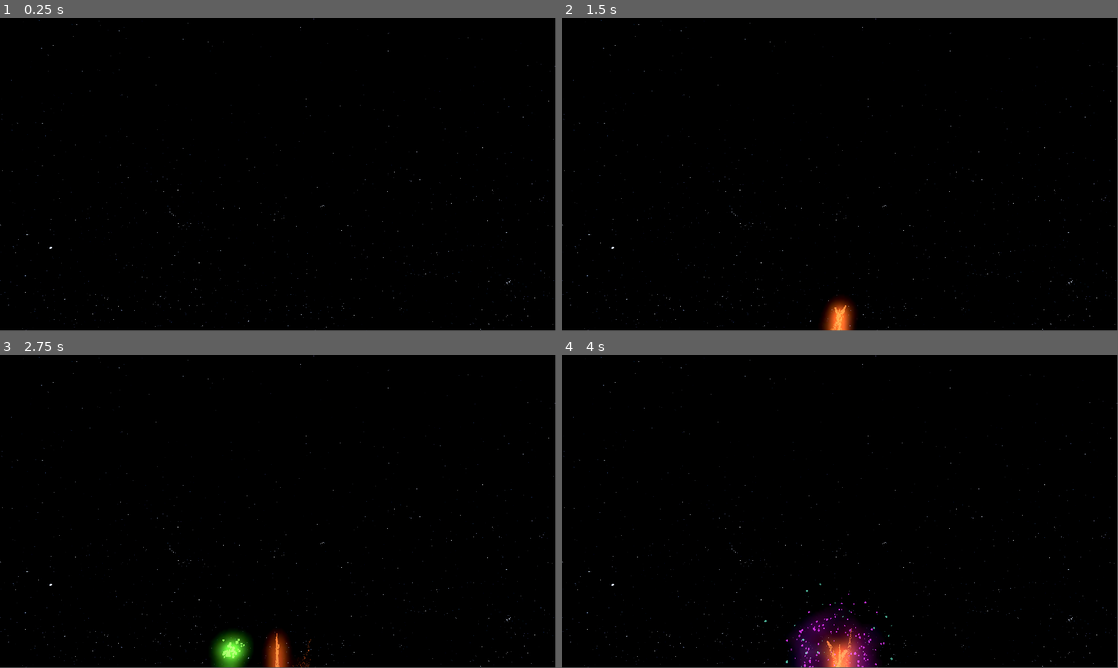
Above: before the commit, frames 1-4 (two rows, left to right).
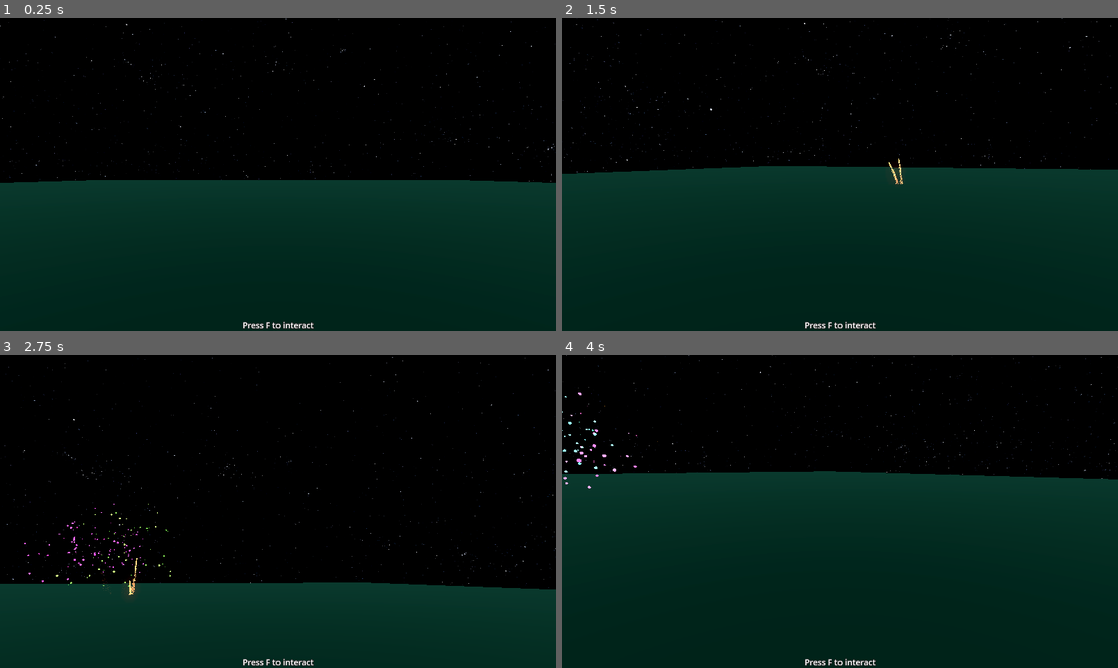
Above: after the commit, the same moments.

Repository: EasternAuroraRT/NewYearCelebration
Game: Godot game, scene res://main.tscn
Same seed, same stepped clock (60 frames per second), same inputs: the game is played once before the commit and once after it.
Inputs (mouse positions are in pixels of both pictures, inside the frame that each line leads up to):
- Up to frame 1 (0.25 s): no input
- Up to frame 2 (1.5 s): tap F (game_interact, bound only after the commit) at 0.5 s; move the mouse to (962, 158) at 0.52 s; hold D (game_right, bound only after the commit) 0.53-1.28 s; hold F (game_interact, bound only after the commit) 0.53-1.28 s; tap Space (game_jump, bound only after the commit) at 0.77, 0.8, 1.07, 1.35 s; move the mouse to (728, 190) at 1.27 s; hold S (game_backward, bound only after the commit) from 1.28 s (still down)
- Up to frame 3 (2.75 s): tap Space (game_jump, bound only after the commit) at 1.52, 1.82, 2.3 s; tap F (game_interact, bound only after the commit) at 1.55, 2 s; move the mouse to (333, 442) at 2.02 s; release S (game_backward, bound only after the commit) at 2.03 s; hold D (game_right, bound only after the commit) from 2.03 s (still down); hold F (game_interact, bound only after the commit) from 2.03 s (still down)
- Up to frame 4 (4 s): move the mouse to (812, 574) at 2.77 s; release D (game_right, bound only after the commit) at 2.78 s; release F (game_interact, bound only after the commit) at 2.78 s; hold W (game_forward, bound only after the commit) 2.78-3.53 s; tap F (game_interact, bound only after the commit) at 2.85, 3.5 s; tap Space (game_jump, bound only after the commit) at 3.02, 3.32, 3.6, 3.77 s; move the mouse to (1006, 558) at 3.52 s; hold A (game_left, bound only after the commit) from 3.53 s (still down)
In our replay, the window is 799x449 before the commit and 800x450 after it. These sizes can differ from the game's own. Grey fills any space a smaller window leaves; there, only what the larger window draws over its background counts as a difference.

The runs differ from the first frame. In frame 1, 48% of the frame differs, in the area x 0-100%, y 0-100%; in frame 2, 52%; in frame 3, 27%; in frame 4, 62%.

Commit message:
Update

Diff:
--- a/Firework/Firework.tscn
+++ b/Firework/Firework.tscn
@@ -45,6 +45,7 @@
 vertex_color_use_as_albedo = true
 emission_enabled = true
 emission = Color(0.94, 0.4136, 0.188, 1)
+emission_energy_multiplier = 2.0
 
 [sub_resource type="CapsuleMesh" id="CapsuleMesh_v3vlx"]
 resource_local_to_scene = true
@@ -105,6 +106,7 @@
 vertex_color_use_as_albedo = true
 emission_enabled = true
 emission = Color(0.94, 0.4136, 0.188, 1)
+emission_energy_multiplier = 2.0
 
 [sub_resource type="CapsuleMesh" id="CapsuleMesh_xxiqf"]
 material = SubResource("StandardMaterial3D_eum2h")
@@ -115,7 +117,8 @@
 radius = 0.05
 
 [node name="Firework" type="RigidBody3D" unique_id=1085921913]
-collision_layer = 2
+collision_layer = 2147483648
+input_ray_pickable = false
 mass = 0.05
 physics_material_override = SubResource("PhysicsMaterial_t3rr0")
 script = ExtResource("1_t3rr0")
--- a/Firework/firework.gd
+++ b/Firework/firework.gd
@@ -1,5 +1,6 @@
 extends RigidBody3D
 
+@export_group("Visual")
 @export var head_color: Color = Color.RED:
 	get: return $Head.draw_pass_1.material.emission
 	set(value): $Head.draw_pass_1.material.emission = value
@@ -8,16 +9,19 @@
 	get: return $Tail.draw_pass_1.material.emission
 	set(value): $Tail.draw_pass_1.material.emission = value
 
-const _explose_delay: float = 0.5
+const _explose_delay: float = 0.1
 
-@export var fly_time: float:
+@export_group("Physics")
+@export var fly_time: float = 1.5:
 	get: return $Tail.lifetime + _explose_delay
 	set(value): $Tail.lifetime = value - _explose_delay
+
+@export var acceleration: float = 15.0
+
 signal destroyed
 
 # Called when the node enters the scene tree for the first time.
 func _ready() -> void:
-	fly_time = 1.5
 	$Head.emitting = false
 	$Head.one_shot = true
 	$Tail.emitting = false
@@ -26,15 +30,22 @@
 
 # Called every frame. 'delta' is the elapsed time since the previous frame.
 var should_accelerate: bool = false
+var queue_explose: bool = false
 func _process(delta: float) -> void:
 	if(should_accelerate):
-		apply_central_force(basis.y * 12.0 * mass)
+		apply_central_force(basis.y * acceleration * mass)
+	if(queue_explose):
+		$Head.emitting = true
+		queue_explose = false
 
 func fire() -> void:
 	$Tail.emitting = true
 	should_accelerate = true
-	get_tree().create_timer($Tail.lifetime).timeout.connect(func(): should_accelerate = false)
-	get_tree().create_timer(fly_time).timeout.connect(func(): $Head.emitting = true)
+	await get_tree().create_timer($Tail.lifetime).timeout
+	should_accelerate = false
+	await get_tree().create_timer(_explose_delay).timeout
+	sleeping = true
+	queue_explose = true
 
 func _enter_tree() -> void:
 	$Tail.finished.connect(_self_destroy)
--- /dev/null
+++ b/Player Controller/main_cam.gd
@@ -0,0 +1,24 @@
+extends Camera3D
+
+
+@export_range(0.01, 2.0) var mouse_sensitivity: float = 1.0
+@export var reverse_mouse_input: bool = false
+
+var mouse_move_base_fac: float = 0.001
+
+
+# Called when the node enters the scene tree for the first time.
+func _ready() -> void:
+	pass # Replace with function body.
+
+
+# Called every frame. 'delta' is the elapsed time since the previous frame.
+func _process(delta: float) -> void:
+	pass
+
+
+func _unhandled_input(event: InputEvent) -> void:
+	if event is InputEventMouseMotion and Input.mouse_mode == Input.MOUSE_MODE_CAPTURED:
+		var mouse_delta_processed: Vector2 = -event.relative * mouse_sensitivity * mouse_move_base_fac * (-1 if reverse_mouse_input else 1)
+		get_parent().rotate(Vector3.UP, mouse_delta_processed.x);
+		rotate(Vector3.RIGHT, mouse_delta_processed.y);
--- /dev/null
+++ b/Player Controller/player_controller.gd
@@ -0,0 +1,26 @@
+extends CharacterBody3D
+
+const SPEED = 5.0
+const JUMP_VELOCITY = 4.5
+
+func _physics_process(delta: float) -> void:
+	# Add the gravity.
+	if not is_on_floor():
+		velocity += get_gravity() * delta
+
+	# Handle jump.
+	if Input.is_action_just_pressed("game_jump") and is_on_floor():
+		velocity.y = JUMP_VELOCITY
+
+	# Get the input direction and handle the movement/deceleration.
+	# As good practice, you should replace UI actions with custom gameplay actions.
+	var input_dir := Input.get_vector("game_left", "game_right", "game_forward", "game_backward")
+	var direction := (transform.basis * Vector3(input_dir.x, 0, input_dir.y)).normalized()
+	if direction:
+		velocity.x = direction.x * SPEED
+		velocity.z = direction.z * SPEED
+	else:
+		velocity.x = move_toward(velocity.x, 0, SPEED)
+		velocity.z = move_toward(velocity.z, 0, SPEED)
+
+	move_and_slide()
--- /dev/null
+++ b/Player Controller/player_controller.tscn
@@ -0,0 +1,21 @@
+[gd_scene format=3 uid="uid://dt7lxs06ubmg"]
+
+[ext_resource type="Script" uid="uid://bnp5sl1l2nbp1" path="res://Player Controller/player_controller.gd" id="1_f0yg5"]
+[ext_resource type="Script" uid="uid://dga7r0mgytq66" path="res://Player Controller/main_cam.gd" id="1_lvefo"]
+
+[sub_resource type="CapsuleShape3D" id="CapsuleShape3D_lvefo"]
+height = 1.7
+
+[node name="CharacterBody3D" type="CharacterBody3D" unique_id=1751383354]
+script = ExtResource("1_f0yg5")
+
+[node name="CollisionShape3D" type="CollisionShape3D" parent="." unique_id=1321803598]
+shape = SubResource("CapsuleShape3D_lvefo")
+
+[node name="MainCam" type="Camera3D" parent="." unique_id=178119890]
+transform = Transform3D(1, 0, 0, 0, 1, 0, 0, 0, 1, 0, 0.6, 0)
+current = true
+fov = 60.0
+script = ExtResource("1_lvefo")
+
+[node name="Node3D" type="Node3D" parent="." unique_id=293467596]
--- /dev/null
+++ b/Utilities/firework_starter.gd
@@ -0,0 +1,21 @@
+extends Node3D
+
+@export_range(0.0, 180.0) var random_range: float = 15
+@export var max_firework_count: int = 10
+
+var firework_count: int = 0
+var firework_template_scene = preload("res://Firework/Firework.tscn") as PackedScene
+func _unhandled_key_input(event: InputEvent) -> void:
+	if(firework_count >= max_firework_count): return
+	var key_event = event as InputEventKey
+	if(key_event.is_action_pressed("game_interact")):
+		var firework = firework_template_scene.instantiate() as RigidBody3D
+		add_child(firework)
+		firework.head_color = Color.from_hsv(randf(), randf_range(0.5, 0.8), randf_range(0.75, 1.0))
+		firework.global_position = global_position
+		firework.rotation_degrees.y = randf_range(0, 360)
+		firework.rotation_degrees.x = randf_range(0.0, random_range)
+		firework.fly_time = randf_range(1.2, 1.5)
+		firework.destroyed.connect(func(): firework_count -= 1)
+		firework_count += 1
+		firework.fire()
--- /dev/null
+++ b/Utilities/firework_starter.tscn
@@ -0,0 +1,7 @@
+[gd_scene format=3 uid="uid://dqs67q1tgchd0"]
+
+[ext_resource type="Script" uid="uid://c4g843rfxk0b1" path="res://Utilities/firework_starter.gd" id="1_uy7fl"]
+
+[node name="FireworkStarter" type="Node3D" unique_id=213725095]
+script = ExtResource("1_uy7fl")
+random_range = 45.0
--- /dev/null
+++ b/asset/MapleMono/config.json
@@ -0,0 +1,88 @@
+{
+    "version": "v7.9",
+    "family_name": "Maple Mono",
+    "weight_mapping": {
+        "thin": 100,
+        "extralight": 200,
+        "light": 300,
+        "regular": 400,
+        "medium": 500,
+        "semibold": 600,
+        "bold": 700,
+        "extrabold": 800
+    },
+    "line_height": 1.0,
+    "use_hinted": false,
+    "ligature": true,
+    "feature_freeze": {
+        "cv01": "ignore",
+        "cv02": "ignore",
+        "cv03": "ignore",
+        "cv04": "ignore",
+        "cv31": "ignore",
+        "cv32": "ignore",
+        "cv33": "ignore",
+        "cv34": "ignore",
+        "cv35": "ignore",
+        "cv36": "ignore",
+        "cv37": "ignore",
+        "cv96": "ignore",
+        "cv97": "ignore",
+        "cv98": "ignore",
+        "cv99": "ignore",
+        "ss01": "ignore",
+        "ss02": "ignore",
+        "ss03": "ignore",
+        "ss04": "ignore",
+        "ss05": "ignore",
+        "ss06": "ignore",
+        "ss07": "ignore",
+        "ss08": "ignore",
+        "zero": "ignore",
+        "cv05": "ignore",
+        "cv06": "ignore",
+        "cv07": "ignore",
+        "cv08": "ignore",
+        "cv09": "ignore",
+        "cv10": "ignore",
+        "cv11": "ignore",
+        "cv38": "ignore",
+        "cv39": "ignore",
+        "cv40": "ignore",
+        "cv41": "ignore",
+        "cv42": "ignore",
+        "cv43": "ignore",
+        "cv44": "ignore",
+        "cv61": "ignore",
+        "cv62": "ignore",
+        "cv63": "ignore",
+        "cv64": "ignore",
+        "cv65": "ignore",
+        "cv66": "ignore",
+        "ss09": "ignore",
+        "ss10": "ignore",
+        "ss11": "ignore"
+    },
+    "nerd_font": {
+        "version": "3.4.0",
+        "mono": false,
+        "propo": false,
+        "use_font_patcher": false,
+        "glyphs": [
+            "--complete"
+        ],
+        "extra_args": []
+    },
+    "cn": {
+        "with_nerd_font": false,
+        "fix_meta_table": true,
+        "clean_cache": false,
+        "narrow": false,
+        "use_hinted": false,
+        "use_static_base_font": true,
+        "scale_factor": [
+            1.0,
+            1.0
+        ]
+    }
+}
--- a/firework_starter.gd
+++ /dev/null
@@ -1,21 +0,0 @@
-extends Node3D
-
-@export_range(0.0, 180.0) var random_range: float = 30
-@export var max_firework_count: int = 10
-
-var firework_count: int = 0
-var firework_template_scene = preload("res://Firework/Firework.tscn") as PackedScene
-func _unhandled_key_input(event: InputEvent) -> void:
-	if(firework_count >= max_firework_count): return
-	var key_event = event as InputEventKey
-	if(key_event.is_pressed() and key_event.keycode == Key.KEY_SPACE):
-		var firework = firework_template_scene.instantiate() as RigidBody3D
-		add_child(firework)
-		firework.head_color = Color.from_hsv(randf(), randf_range(0.5, 0.8), randf_range(0.75, 1.0))
-		firework.position = Vector3.ZERO
-		firework.rotation_degrees.x = randf_range(-random_range, random_range)
-		firework.rotation_degrees.y = randf_range(-random_range, random_range)
-		firework.fly_time = randf_range(1.5, 2.0)
-		firework.destroyed.connect(func(): firework_count -= 1)
-		firework_count += 1
-		firework.fire()
--- /dev/null
+++ b/main.gd
@@ -0,0 +1,14 @@
+extends Node3D
+
+
+func _input(event: InputEvent) -> void:
+	if(event.is_action("game_terminate")):
+		get_tree().quit()
+
+
+func _ready() -> void:
+	# capture and hide mouse
+	Input.mouse_mode = Input.MOUSE_MODE_CAPTURED
+
+func _process(_delta: float) -> void:
+	pass
--- a/main.tscn
+++ b/main.tscn
@@ -1,9 +1,26 @@
 [gd_scene format=3 uid="uid://da1wcj0rvoir"]
 
 [ext_resource type="Texture2D" uid="uid://bxoyk21a7krca" path="res://asset/8k_stars.jpg" id="1_0xm2m"]
-[ext_resource type="Script" uid="uid://c4g843rfxk0b1" path="res://firework_starter.gd" id="1_h2yge"]
+[ext_resource type="Script" uid="uid://csespex1eus3i" path="res://ui.gd" id="1_7mycd"]
 [ext_resource type="PackedScene" uid="uid://btwvo6a0aw04v" path="res://Firework/Firework.tscn" id="1_ig7tw"]
-[ext_resource type="Script" uid="uid://dga7r0mgytq66" path="res://main_cam.gd" id="2_1bvp3"]
+[ext_resource type="Script" uid="uid://bn8s8rrcbo6gy" path="res://main.gd" id="1_lquwl"]
+[ext_resource type="PackedScene" uid="uid://dt7lxs06ubmg" path="res://Player Controller/player_controller.tscn" id="2_1bvp3"]
+[ext_resource type="PackedScene" uid="uid://dqs67q1tgchd0" path="res://Utilities/firework_starter.tscn" id="5_lquwl"]
+
+[sub_resource type="LabelSettings" id="LabelSettings_7mycd"]
+font_size = 28
+outline_size = 8
+outline_color = Color(0.17641911, 0.17641908, 0.17641908, 1)
+
+[sub_resource type="StandardMaterial3D" id="StandardMaterial3D_1bvp3"]
+vertex_color_use_as_albedo = true
+albedo_color = Color(0.224, 0.64, 0.5221333, 1)
+
+[sub_resource type="PlaneMesh" id="PlaneMesh_1bvp3"]
+material = SubResource("StandardMaterial3D_1bvp3")
+size = Vector2(100, 100)
+
+[sub_resource type="WorldBoundaryShape3D" id="WorldBoundaryShape3D_lquwl"]
 
 [sub_resource type="PanoramaSkyMaterial" id="PanoramaSkyMaterial_h2yge"]
 panorama = ExtResource("1_0xm2m")
@@ -15,22 +32,65 @@
 background_mode = 2
 sky = SubResource("Sky_1bvp3")
 glow_enabled = true
-glow_intensity = 7.0
-glow_bloom = 0.8
+glow_intensity = 8.0
 glow_hdr_threshold = 0.9
 
-[node name="main" type="Node3D" unique_id=808091791]
+[node name="Game" type="Node" unique_id=498440726]
 
-[node name="WorldEnvironment" type="WorldEnvironment" parent="." unique_id=406247961]
+[node name="UI" type="Control" parent="." unique_id=1816669948]
+layout_mode = 3
+anchors_preset = 7
+anchor_left = 0.5
+anchor_top = 1.0
+anchor_right = 0.5
+anchor_bottom = 1.0
+grow_horizontal = 2
+grow_vertical = 0
+script = ExtResource("1_7mycd")
+
+[node name="Label" type="Label" parent="UI" unique_id=1442847644]
+layout_mode = 1
+anchors_preset = 7
+anchor_left = 0.5
+anchor_top = 1.0
+anchor_right = 0.5
+anchor_bottom = 1.0
+offset_left = -159.5
+offset_top = -38.0
+offset_right = 159.5
+grow_horizontal = 2
+grow_vertical = 0
+text = "Press F to interact"
+label_settings = SubResource("LabelSettings_7mycd")
+horizontal_alignment = 1
+vertical_alignment = 1
+
+[node name="main" type="Node3D" parent="." unique_id=808091791]
+script = ExtResource("1_lquwl")
+
+[node name="Floor" type="MeshInstance3D" parent="main" unique_id=997300566]
+mesh = SubResource("PlaneMesh_1bvp3")
+
+[node name="StaticBody3D" type="StaticBody3D" parent="main/Floor" unique_id=458766559]
+
+[node name="CollisionShape3D" type="CollisionShape3D" parent="main/Floor/StaticBody3D" unique_id=2127989233]
+shape = SubResource("WorldBoundaryShape3D_lquwl")
+
+[node name="WorldEnvironment" type="WorldEnvironment" parent="main" unique_id=406247961]
 environment = SubResource("Environment_7dm0k")
 
-[node name="MainCam" type="Camera3D" parent="." unique_id=1528974834]
-transform = Transform3D(1, 0, 0, 0, 0.83417475, -0.55150026, 0, 0.55150026, 0.83417475, 0, 0, 22.51712)
-script = ExtResource("2_1bvp3")
+[node name="PlayerController" parent="main" unique_id=2010758033 instance=ExtResource("2_1bvp3")]
+transform = Transform3D(1, 0, 0, 0, 1, 0, 0, 0, 1, 0, 1.0998623, 22.517)
 
-[node name="Firework" parent="." unique_id=811308923 instance=ExtResource("1_ig7tw")]
+[node name="Firework" parent="main" unique_id=811308923 instance=ExtResource("1_ig7tw")]
 collision_layer = 8388608
 
-[node name="FireworkStarter" type="Node3D" parent="." unique_id=1118862899]
-script = ExtResource("1_h2yge")
-random_range = 45.0
+[node name="FireworkStarter" parent="main" unique_id=213725095 instance=ExtResource("5_lquwl")]
+transform = Transform3D(1, 0, 0, 0, 1, 0, 0, 0, 1, 0, 0.1, 0)
+random_range = 15.0
+
+[node name="StarLight" type="DirectionalLight3D" parent="main" unique_id=2017632859]
+transform = Transform3D(1, 0, 0, 0, 0.25881907, 0.9659259, 0, -0.9659259, 0.25881907, 0, 0, 0)
+light_energy = 0.05
+light_angular_distance = 60.0
+light_specular = 0.0
--- a/main_cam.gd
+++ /dev/null
@@ -1,11 +0,0 @@
-extends Camera3D
-
-
-# Called when the node enters the scene tree for the first time.
-func _ready() -> void:
-	pass # Replace with function body.
-
-
-# Called every frame. 'delta' is the elapsed time since the previous frame.
-func _process(delta: float) -> void:
-	pass
--- a/project.godot
+++ b/project.godot
@@ -13,12 +13,62 @@
 config/name="New Year Celebration"
 run/main_scene="uid://da1wcj0rvoir"
 config/features=PackedStringArray("4.6", "Forward Plus")
+boot_splash/bg_color=Color(0.11, 0.11, 0.11, 1)
+boot_splash/show_image=false
 config/icon="res://icon.svg"
 
 [display]
 
 window/size/viewport_width=1920
 window/size/viewport_height=1080
+window/size/mode=3
+window/stretch/mode="viewport"
+
+[dotnet]
+
+project/assembly_name="New Year Celebration"
+
+[gui]
+
+theme/custom_font="uid://c5aaftrmhp4vy"
+
+[input]
+
+game_terminate={
+"deadzone": 0.2,
+"events": [Object(InputEventKey,"resource_local_to_scene":false,"resource_name":"","device":-1,"window_id":0,"alt_pressed":false,"shift_pressed":false,"ctrl_pressed":false,"meta_pressed":false,"pressed":false,"keycode":0,"physical_keycode":4194305,"key_label":0,"unicode":0,"location":0,"echo":false,"script":null)
+]
+}
+game_left={
+"deadzone": 0.2,
+"events": [Object(InputEventKey,"resource_local_to_scene":false,"resource_name":"","device":-1,"window_id":0,"alt_pressed":false,"shift_pressed":false,"ctrl_pressed":false,"meta_pressed":false,"pressed":false,"keycode":0,"physical_keycode":65,"key_label":0,"unicode":97,"location":0,"echo":false,"script":null)
+]
+}
+game_right={
+"deadzone": 0.2,
+"events": [Object(InputEventKey,"resource_local_to_scene":false,"resource_name":"","device":-1,"window_id":0,"alt_pressed":false,"shift_pressed":false,"ctrl_pressed":false,"meta_pressed":false,"pressed":false,"keycode":0,"physical_keycode":68,"key_label":0,"unicode":100,"location":0,"echo":false,"script":null)
+]
+}
+game_forward={
+"deadzone": 0.2,
+"events": [Object(InputEventKey,"resource_local_to_scene":false,"resource_name":"","device":-1,"window_id":0,"alt_pressed":false,"shift_pressed":false,"ctrl_pressed":false,"meta_pressed":false,"pressed":false,"keycode":0,"physical_keycode":87,"key_label":0,"unicode":119,"location":0,"echo":false,"script":null)
+]
+}
+game_backward={
+"deadzone": 0.2,
+"events": [Object(InputEventKey,"resource_local_to_scene":false,"resource_name":"","device":-1,"window_id":0,"alt_pressed":false,"shift_pressed":false,"ctrl_pressed":false,"meta_pressed":false,"pressed":false,"keycode":0,"physical_keycode":83,"key_label":0,"unicode":115,"location":0,"echo":false,"script":null)
+]
+}
+game_jump={
+"deadzone": 0.2,
+"events": [Object(InputEventKey,"resource_local_to_scene":false,"resource_name":"","device":-1,"window_id":0,"alt_pressed":false,"shift_pressed":false,"ctrl_pressed":false,"meta_pressed":false,"pressed":false,"keycode":0,"physical_keycode":32,"key_label":0,"unicode":32,"location":0,"echo":false,"script":null)
+]
+}
+game_interact={
+"deadzone": 0.2,
+"events": [Object(InputEventKey,"resource_local_to_scene":false,"resource_name":"","device":-1,"window_id":0,"alt_pressed":false,"shift_pressed":false,"ctrl_pressed":false,"meta_pressed":false,"pressed":false,"keycode":0,"physical_keycode":70,"key_label":0,"unicode":102,"location":0,"echo":false,"script":null)
+]
+}
 
 [rendering]
 
--- /dev/null
+++ b/ui.gd
@@ -0,0 +1,11 @@
+extends Control
+
+
+# Called when the node enters the scene tree for the first time.
+func _ready() -> void:
+	pass # Replace with function body.
+
+
+# Called every frame. 'delta' is the elapsed time since the previous frame.
+func _process(delta: float) -> void:
+	pass
Not shown, added: asset/MapleMono/LICENSE.txt
Not shown, added: asset/MapleMono/MapleMono-NF-CN-Bold.ttf
Not shown, added: asset/MapleMono/MapleMono-NF-CN-BoldItalic.ttf
Not shown, added: asset/MapleMono/MapleMono-NF-CN-ExtraBold.ttf
Not shown, added: asset/MapleMono/MapleMono-NF-CN-ExtraBoldItalic.ttf
Not shown, added: asset/MapleMono/MapleMono-NF-CN-ExtraLight.ttf
Not shown, added: asset/MapleMono/MapleMono-NF-CN-ExtraLightItalic.ttf
Not shown, added: asset/MapleMono/MapleMono-NF-CN-Italic.ttf
Not shown, added: asset/MapleMono/MapleMono-NF-CN-Light.ttf
Not shown, added: asset/MapleMono/MapleMono-NF-CN-LightItalic.ttf
Not shown, added: asset/MapleMono/MapleMono-NF-CN-Medium.ttf
Not shown, added: asset/MapleMono/MapleMono-NF-CN-MediumItalic.ttf
(and 5 more such lines)
